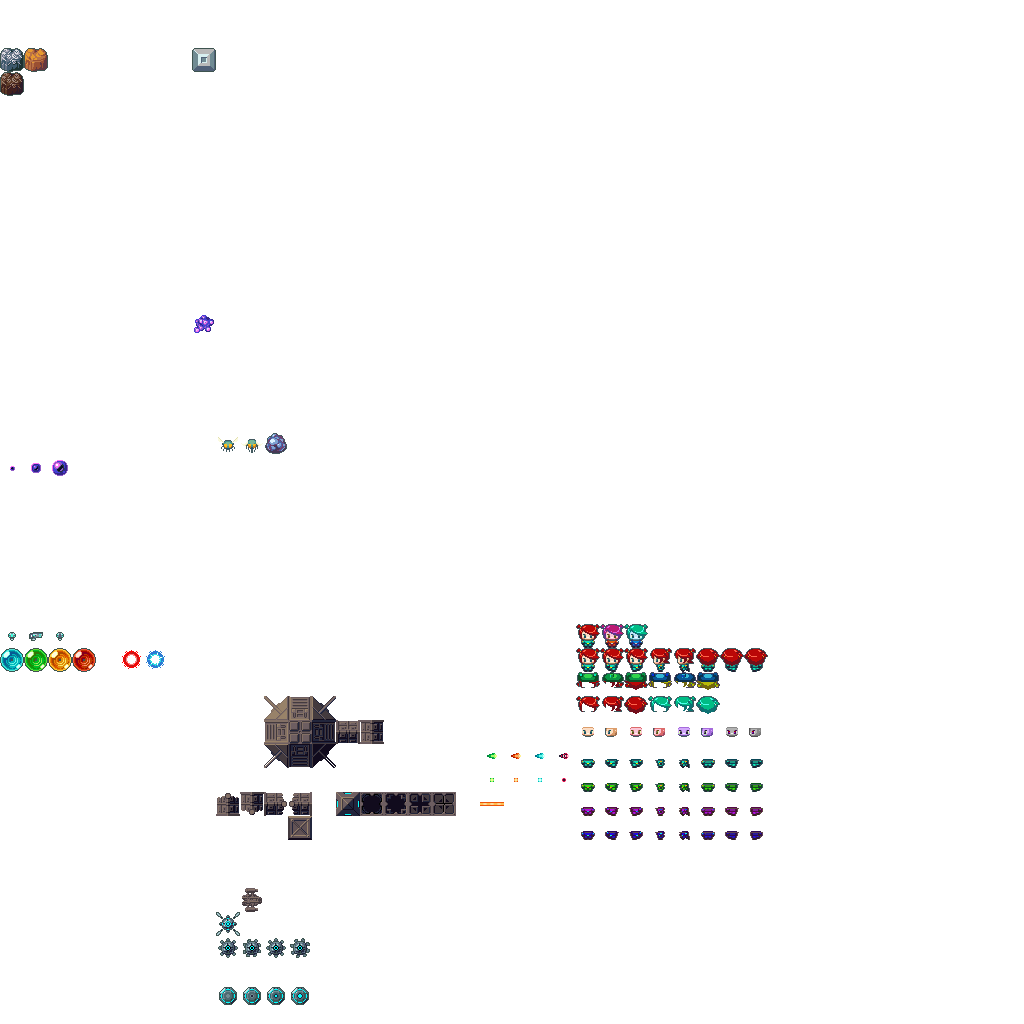
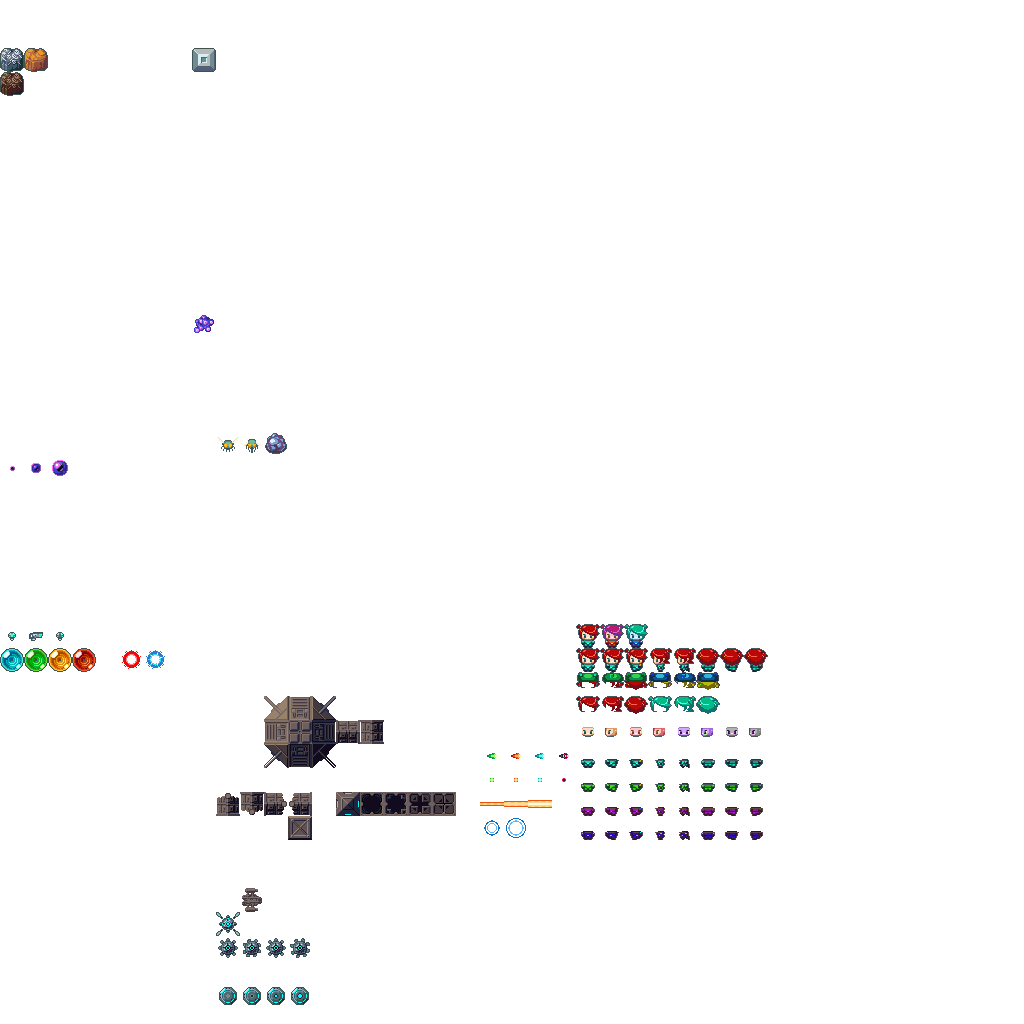
Layer changes from the first 1024×1024 image to the second:
painted on "レイヤー 1" over bbox(484, 800, 552, 838)
